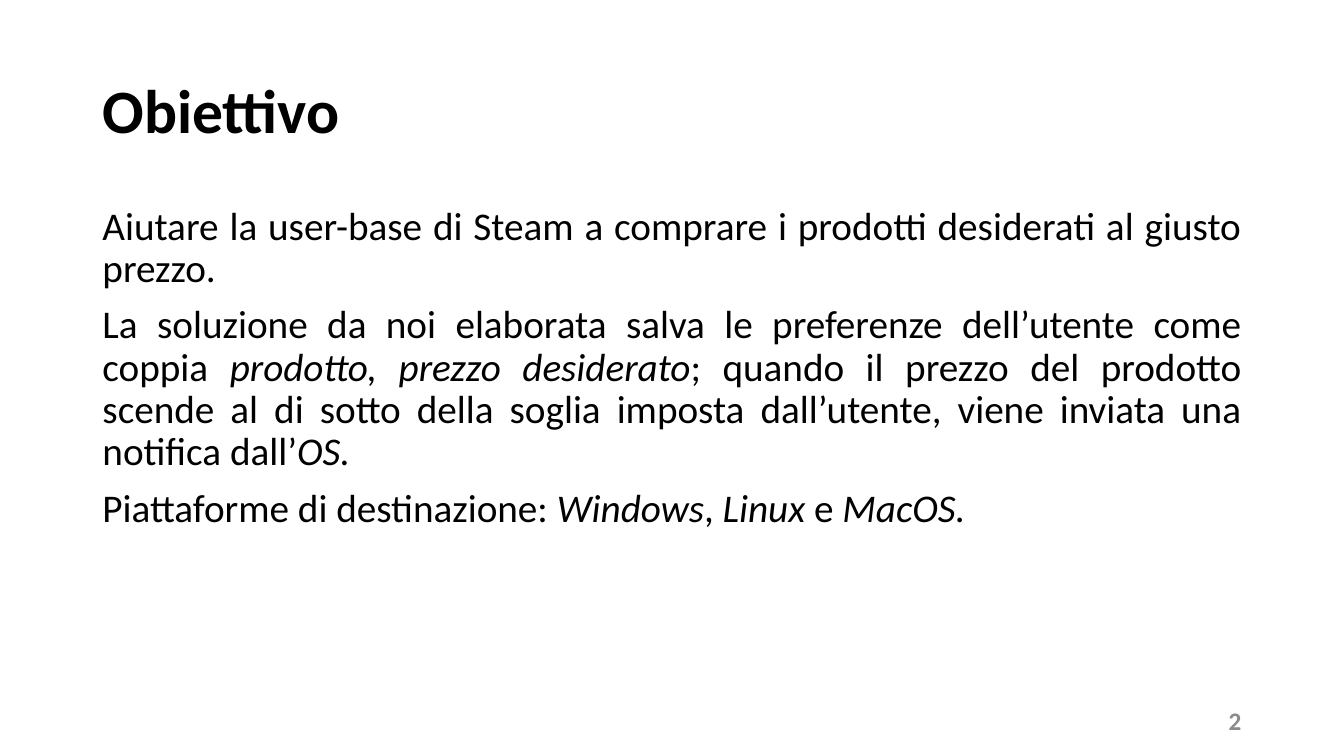
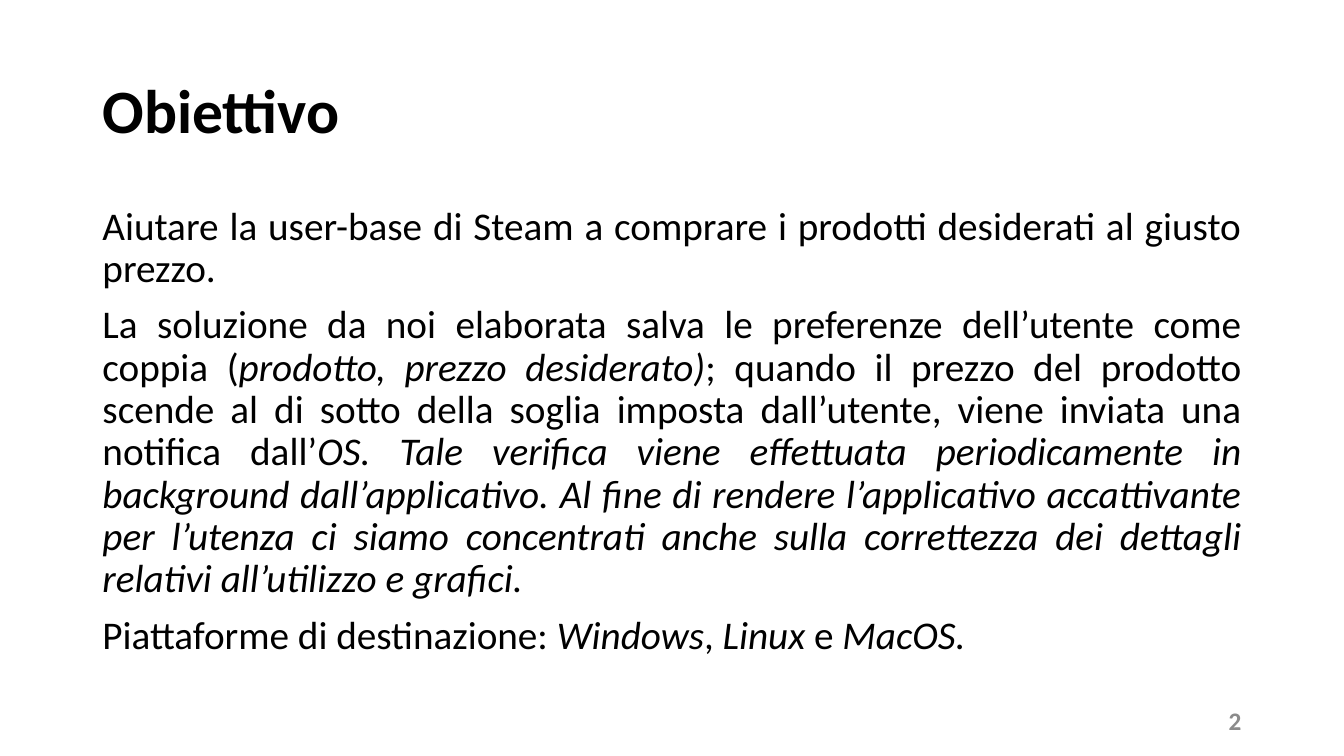
Before and after one commit to MatiasNegro/SteamDiscountAdviser, a slide deck: slide 2 of doc/presentation.pptx. Drawn at 1344x756 pixels with LibreOffice and Linux fonts; fonts in the diff are those of the drawing. Boxes give left, top, right and bottom in pixels: in the first picture for what was removed or moved away, otherwise in the second. Text is boxed around its words. In the diff, an @@ line names an element or a change of style, - is before the commit and + after.

Commit message:
Fixed presentation

```diff
--- a/doc/presentation.pptx
+++ b/doc/presentation.pptx
@@ text at [102,310,1242,599]: text changed; italic on @@
-La soluzione da noi elaborata salva le preferenze dell’utente come coppia prodotto, prezzo desiderato; quando il prezzo del prodotto scende al di sotto della soglia imposta dall’utente, viene inviata una notifica dall’OS.
+La soluzione da noi elaborata salva le preferenze dell’utente come coppia (prodotto, prezzo desiderato); quando il prezzo del prodotto scende al di sotto della soglia imposta dall’utente, viene inviata una notifica dall’OS. Tale verifica viene effettuata periodicamente in background dall’applicativo. Al fine di rendere l’applicativo accattivante per l’utenza ci siamo concentrati anche sulla correttezza dei dettagli relativi all’utilizzo e grafici.
```
Also in this commit, not shown: 11 other slides changed.
